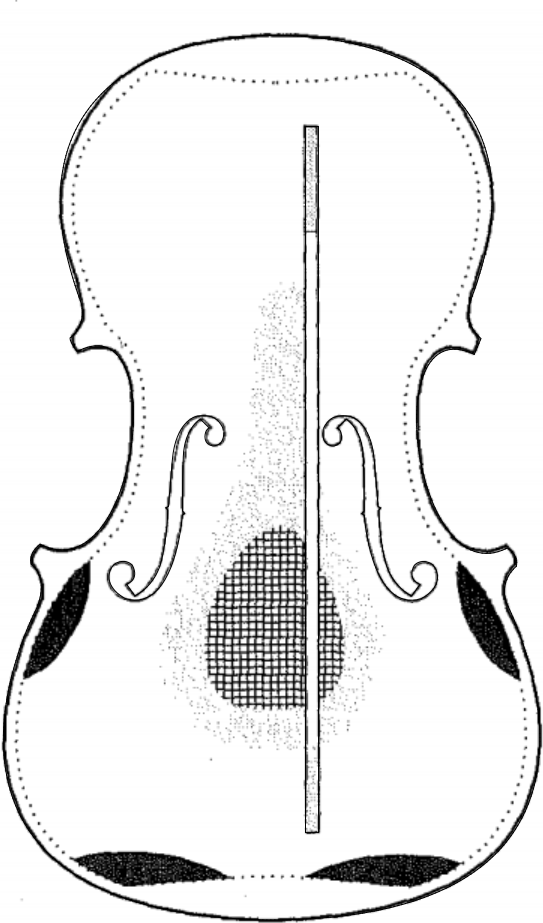
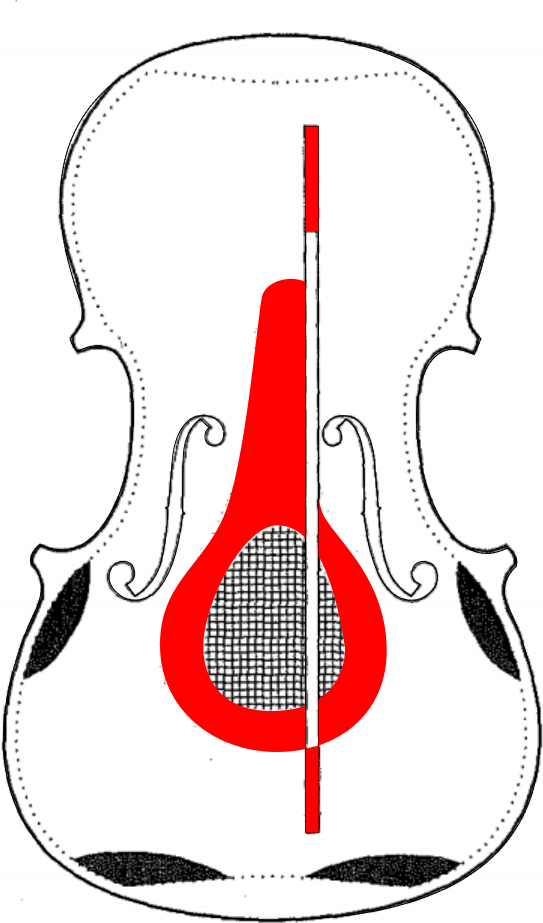
The second 543px x 923px image is a revision of the first. Changes to its layers:
added layer "2S" above "2P" over left=160, top=126, right=387, bottom=833
